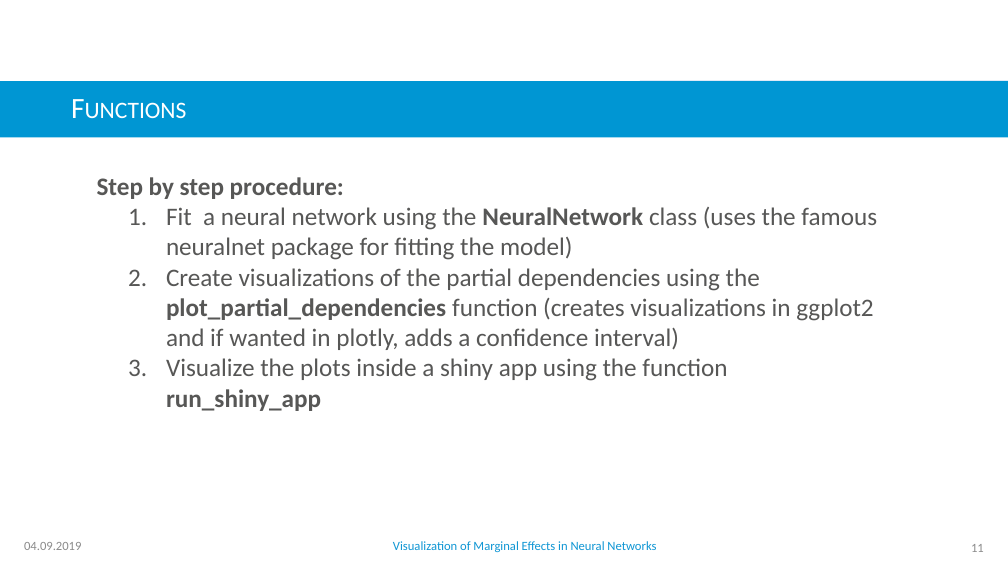
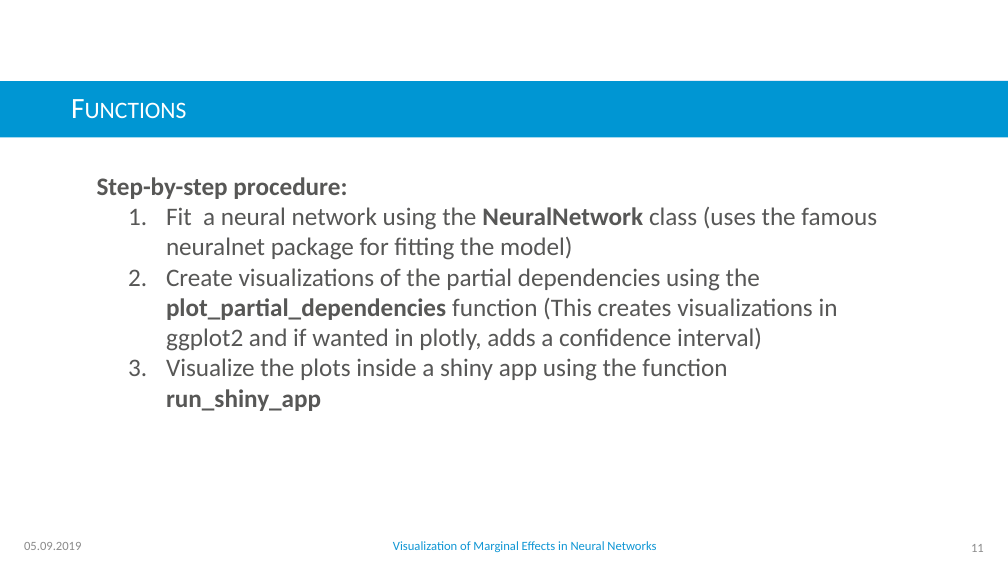
Before and after one commit to AlexAfanasev/NeuralNetworkPresentationPaper, a slide deck: slide 11 of Presentation_neural_network.pptx. Drawn at 1008x567 pixels with LibreOffice and Linux fonts; fonts in the diff are those of the drawing; background and template pictures are left out. Boxes give left, top, right and bottom in pixels: in the first picture for what was removed or moved away, otherwise in the second. Text is boxed around its words. In the diff, an @@ line names an element or a change of style, - is before the commit and + after.

```diff
--- a/Presentation_neural_network.pptx
+++ b/Presentation_neural_network.pptx
@@ text at <box>97,177,347,199</box>: text changed @@
-Step by step procedure:
+Step-by-step procedure:
@@ text at <box>166,268,838,351</box>: text changed @@
-  2. Create visualizations of the partial dependencies using the plot_partial_dependencies function (creates visualizations in ggplot2 and if wanted in plotly, adds a confidence interval)
+  2. Create visualizations of the partial dependencies using the plot_partial_dependencies function (This creates visualizations in ggplot2 and if wanted in plotly, adds a confidence interval)
@@ text at <box>24,542,81,550</box>: text changed @@
-04.09.2019
+05.09.2019
```
Also in this commit, not shown: 10 other slides changed, 1 slide added.
